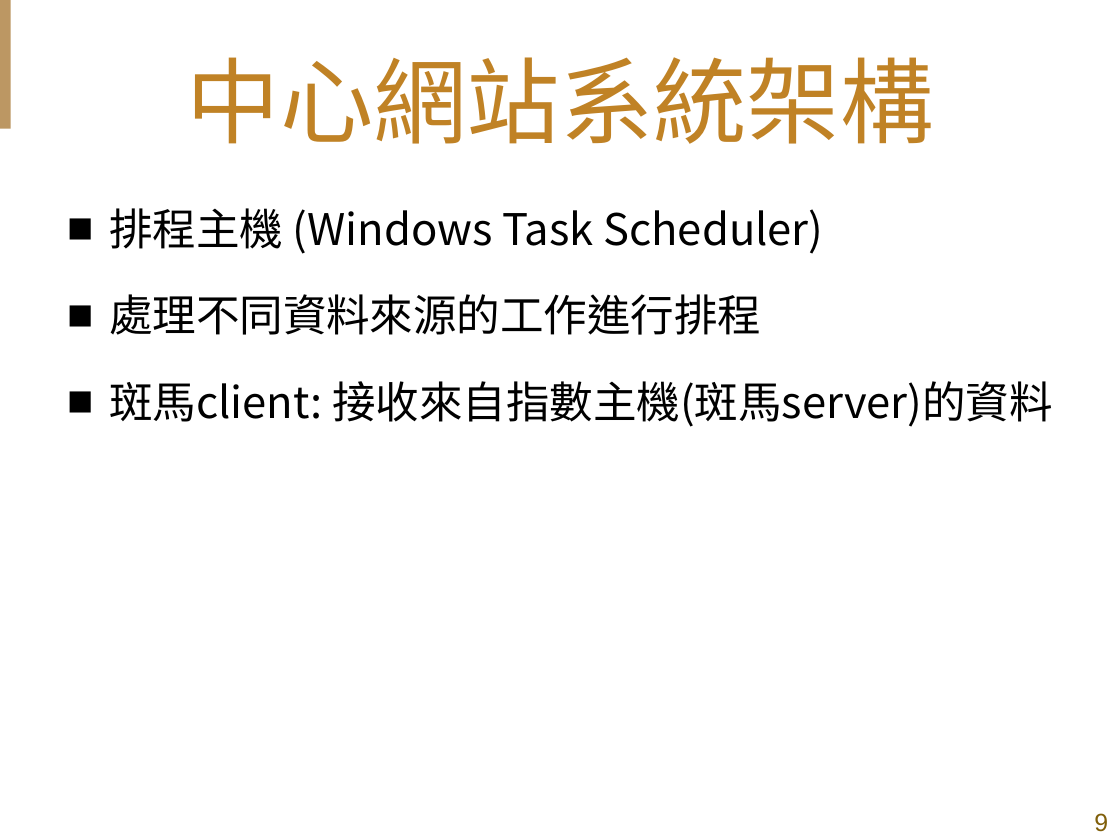
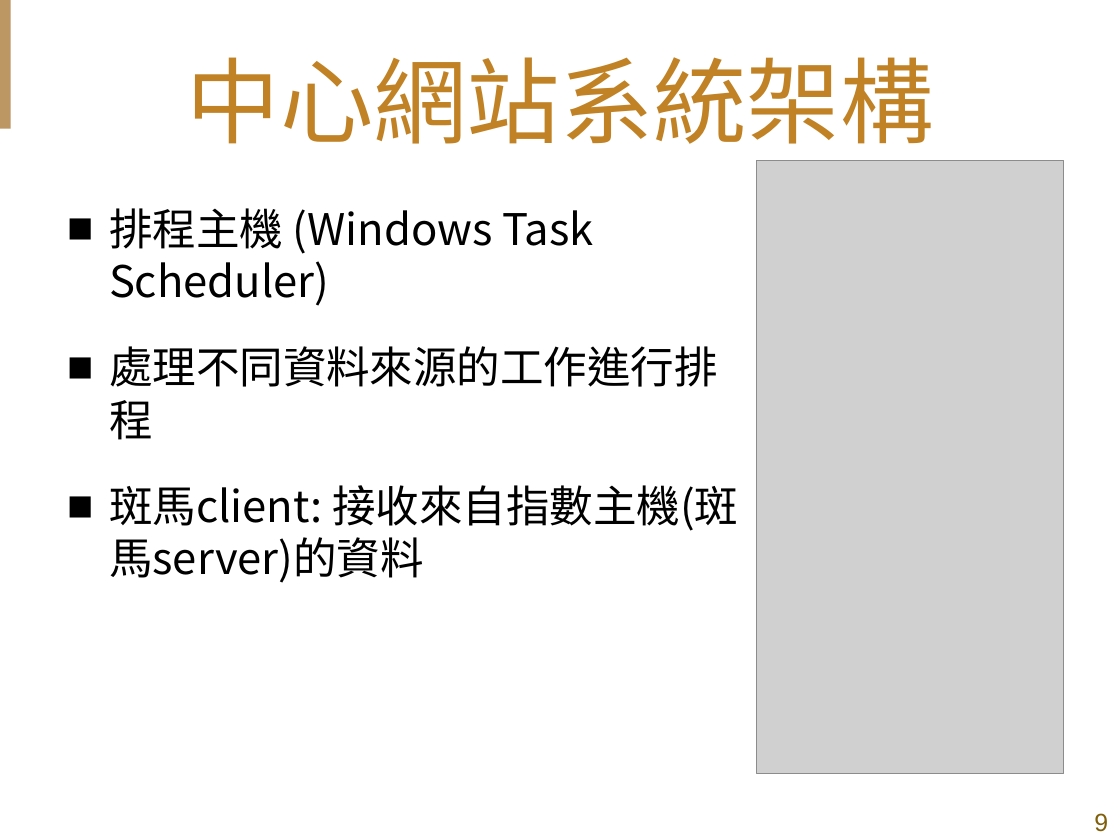
Before and after one commit to shih33/java_atguigu, a slide deck: slide 9 of 期末報告/期末簡報_施詠舜.pptx. Drawn at 1120x840 pixels with LibreOffice and Linux fonts; fonts in the diff are those of the drawing; grey boxes stand for pictures; background and template pictures are left out. Boxes give left, top, right and bottom in pixels: in the first picture for what was removed or moved away, otherwise in the second. Text is boxed around its words. In the diff, an @@ line names an element or a change of style, - is before the commit and + after.

```diff
--- a/期末報告/期末簡報_施詠舜.pptx
+++ b/期末報告/期末簡報_施詠舜.pptx
@@ picture added at (757,160,1064,774) @@
@@ text "排程主機 (Windows Task Scheduler)" rewrapped from (109,208,1053,427) to (109,208,738,583) @@
```
Also in this commit, not shown: 10 other slides changed, 2 slides added, 1 other file.
